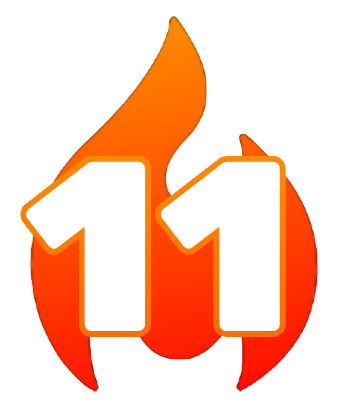
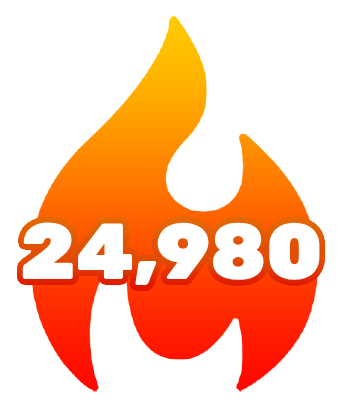
Layers edited between the first and the second 343x417 image:
renamed "11" to "24,980", painted on it over [22, 161, 320, 331]